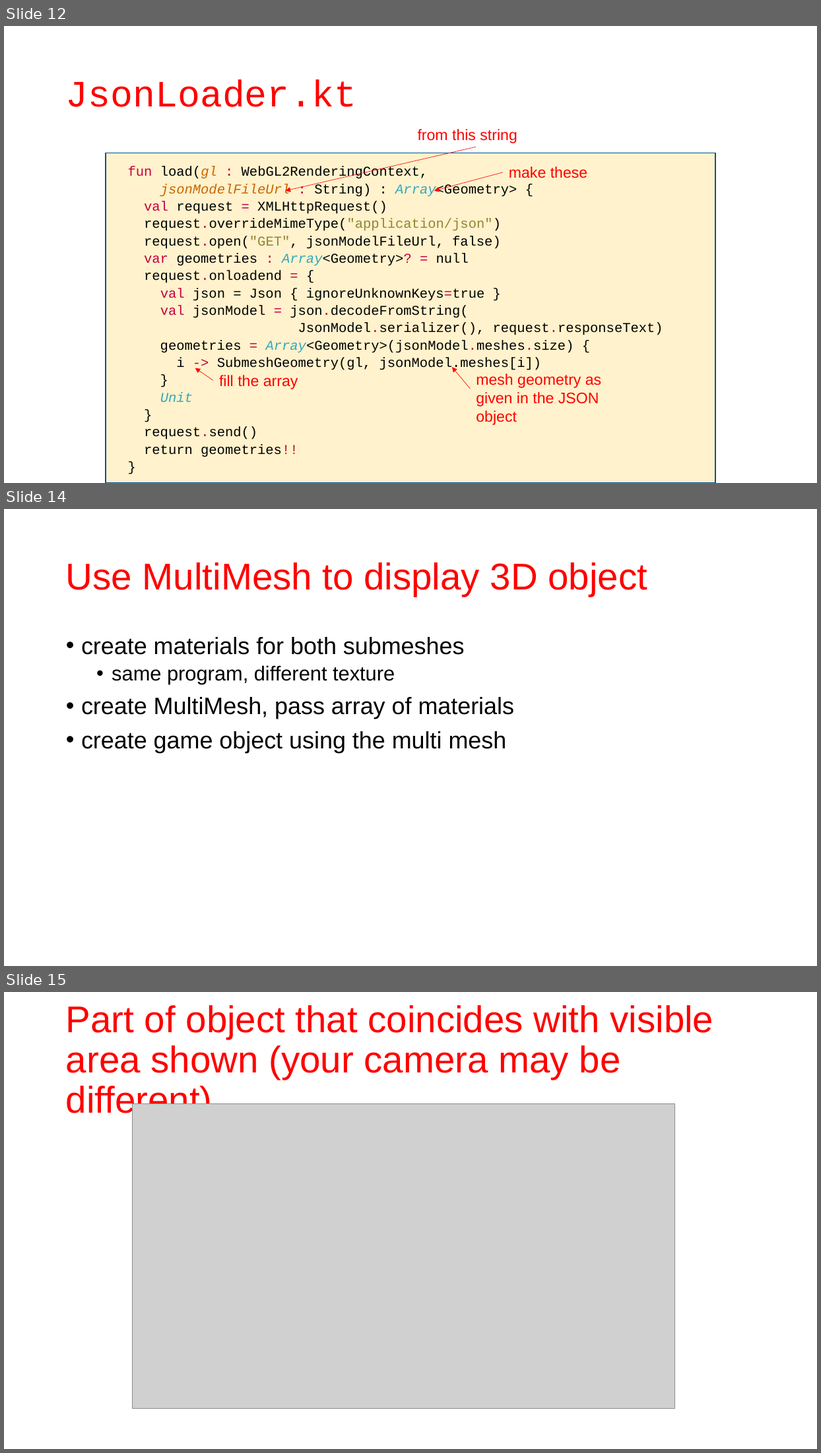
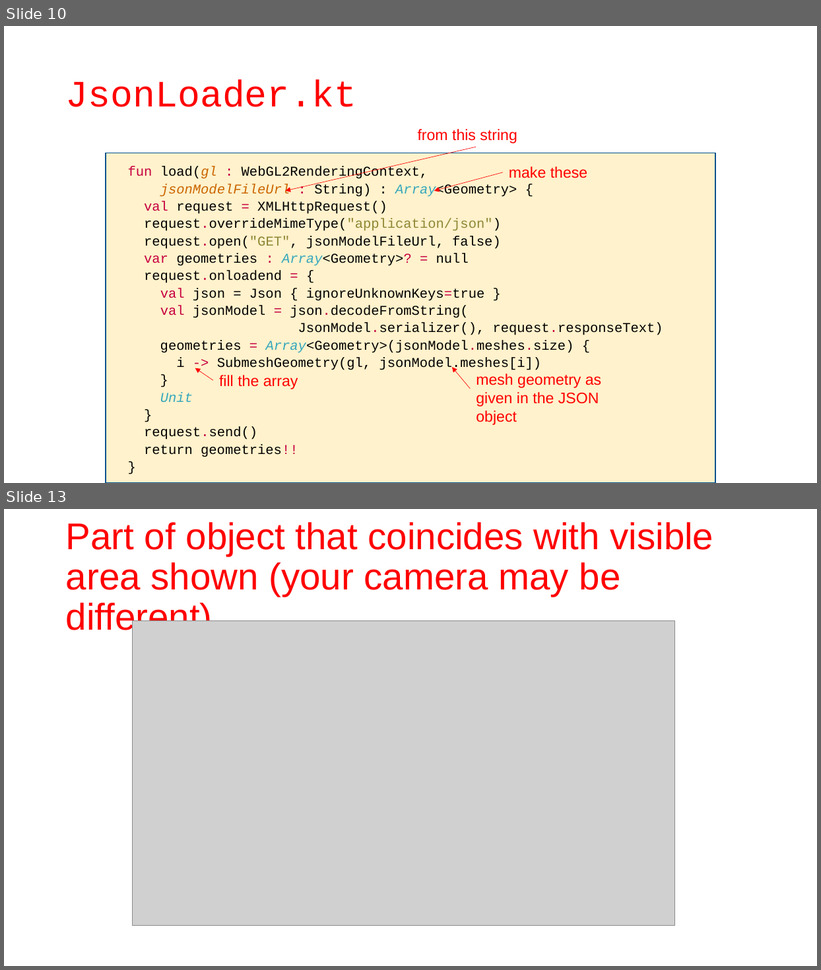
Before and after one commit to szecsi/kogfactory, a slide deck: projects/kog.040.010-models/aitcg310 - Modeling.pptx. Shown one above the other, each under a label of ours: slides 12, 14 and 15 before the commit, slides 10 and 13 after it; the slides between them are not shown. The pictures are 821x1453 and 821x970 pixels, drawn with LibreOffice and Linux fonts; fonts in the diff are those of the drawing; grey boxes stand for pictures. Boxes give left, top, right and bottom in pixels: in the first picture for what was removed or moved away, otherwise in the second. Text is boxed around its words. In the diff, an @@ line names an element or a change of style, - is before the commit and + after.

```diff
--- a/projects/kog.040.010-models/aitcg310 - Modeling.pptx
+++ b/projects/kog.040.010-models/aitcg310 - Modeling.pptx
@@ slide 14 removed at [4, 509, 817, 966], background #FFFFFF @@
@@ title removed at [66, 562, 648, 596] @@
-Use MultiMesh to display 3D object
@@ text removed at [81, 637, 515, 753] @@
-• create materials for both submeshes
-  • same program, different texture
-• create MultiMesh, pass array of materials
-• create game object using the multi mesh
@@ what was slide 12 is now slide 10 @@
@@ what was slide 15 is now slide 13 @@
```
Also in this commit, not shown: 2 slides changed, 1 slide added, 2 other slides removed, 1 other file.
